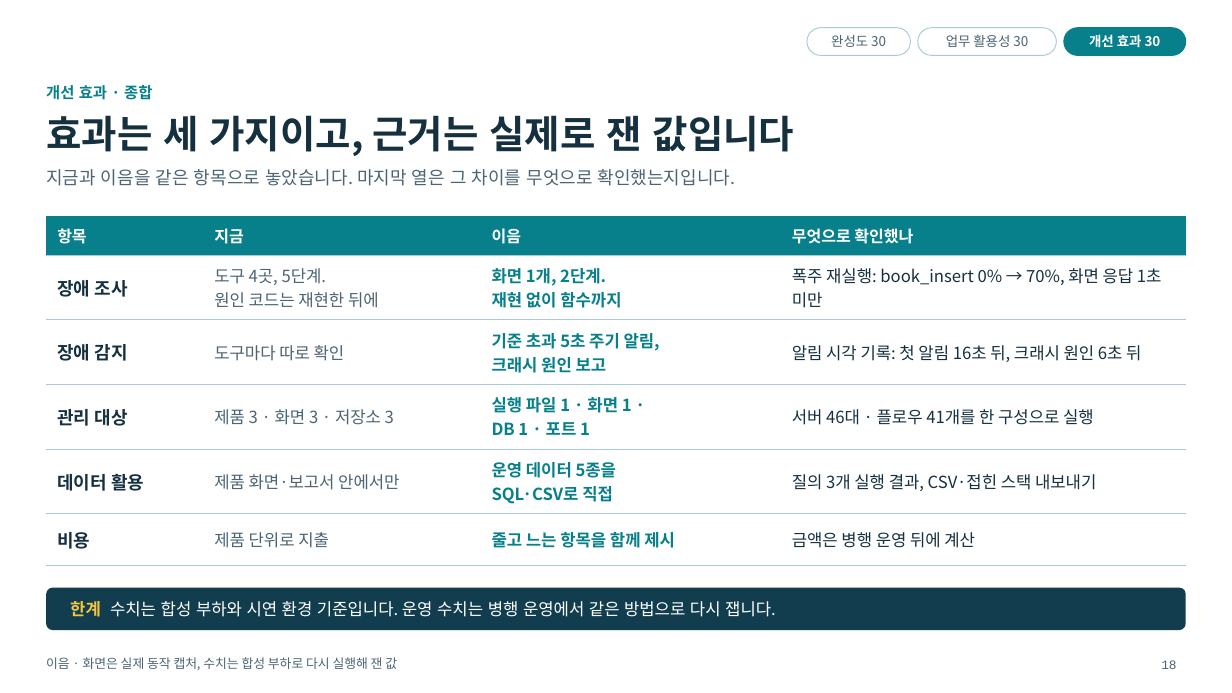
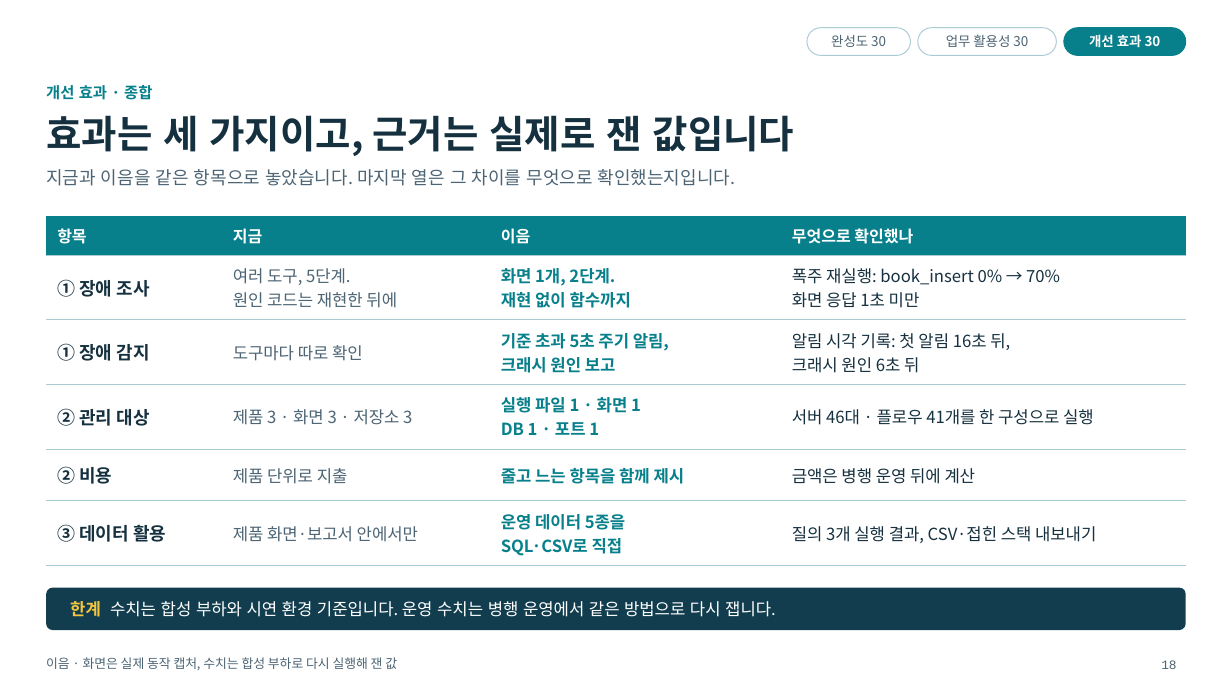
Before and after one commit to bulletgirls/contune, a slide deck: slide 18 of docs/submission/eum-presentation.pptx. Drawn at 1232x693 pixels with LibreOffice and Linux fonts; fonts in the diff are those of the drawing; background and template pictures are left out. Boxes give left, top, right and bottom in pixels: in the first picture for what was removed or moved away, otherwise in the second. Text is boxed around its words. In the diff, an @@ line names an element or a change of style, - is before the commit and + after.

```diff
--- a/docs/submission/eum-presentation.pptx
+++ b/docs/submission/eum-presentation.pptx
@@ table at <box>46,216,1186,560</box> @@
-row 2: 장애 조사 | 도구 4곳, 5단계. / 원인 코드는 재현한 뒤에 | 화면 1개, 2단계. / 재현 없이 함수까지 | 폭주 재실행: book_insert 0% → 70%, 화면 응답 1초 미만
+row 2: ① 장애 조사 | 여러 도구, 5단계. / 원인 코드는 재현한 뒤에 | 화면 1개, 2단계. / 재현 없이 함수까지 | 폭주 재실행: book_insert 0% → 70% / 화면 응답 1초 미만
-row 3, column 1: 장애 감지
+row 3, column 1: ① 장애 감지
-row 3, column 4: 알림 시각 기록: 첫 알림 16초 뒤, 크래시 원인 6초 뒤
+row 3, column 4: 알림 시각 기록: 첫 알림 16초 뒤, / 크래시 원인 6초 뒤
-row 4, column 1: 관리 대상
+row 4, column 1: ② 관리 대상
-row 4, column 3: 실행 파일 1 · 화면 1 · / DB 1 · 포트 1
+row 4, column 3: 실행 파일 1 · 화면 1 / DB 1 · 포트 1
-row 5: 데이터 활용 | 제품 화면·보고서 안에서만 | 운영 데이터 5종을 / SQL·CSV로 직접 | 질의 3개 실행 결과, CSV·접힌 스택 내보내기
+row 5: ② 비용 | 제품 단위로 지출 | 줄고 느는 항목을 함께 제시 | 금액은 병행 운영 뒤에 계산
-row 6: 비용 | 제품 단위로 지출 | 줄고 느는 항목을 함께 제시 | 금액은 병행 운영 뒤에 계산
+row 6: ③ 데이터 활용 | 제품 화면·보고서 안에서만 | 운영 데이터 5종을 / SQL·CSV로 직접 | 질의 3개 실행 결과, CSV·접힌 스택 내보내기
```
Also in this commit, not shown: 13 other slides changed, 8 other files.
